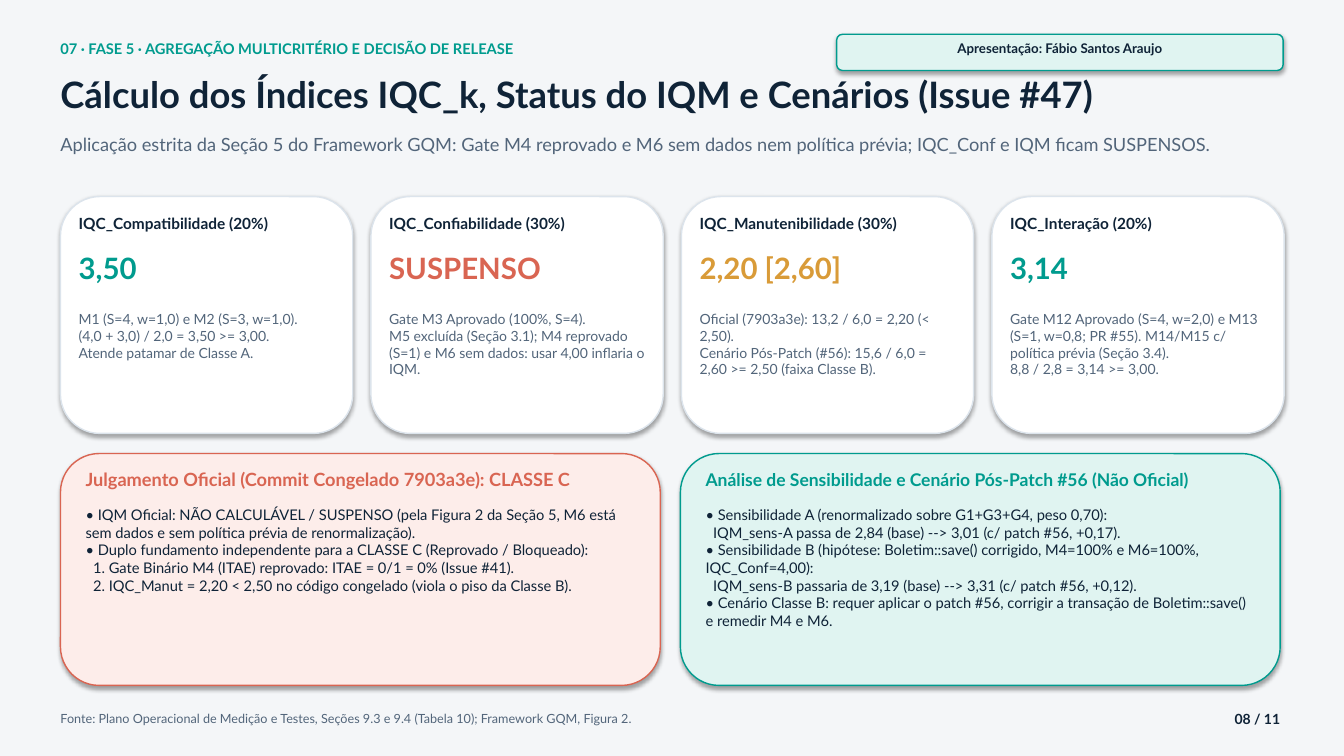
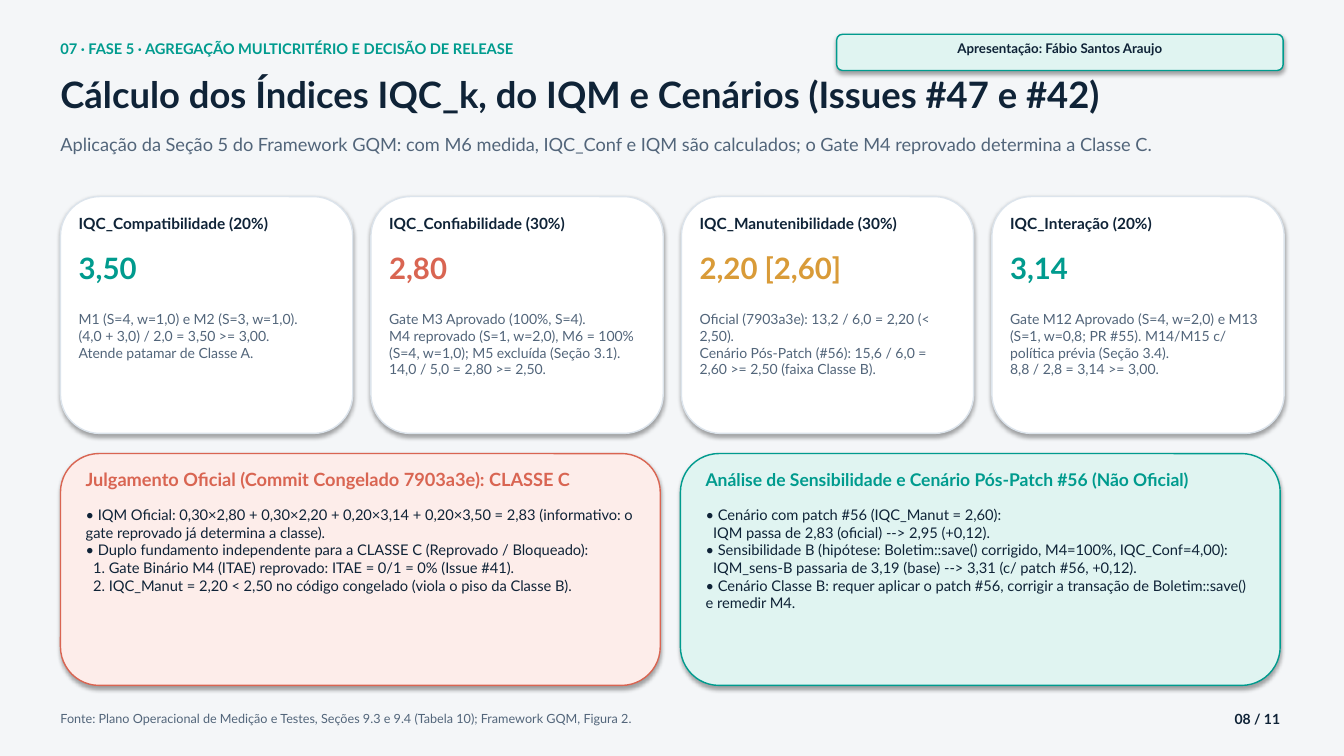
Before and after one commit to FCTE-Qualidade-de-Software-1/2026-2_T02_GRACE_HOPPER, a slide deck: slide 8 of docs/apresentacao_pc2.pptx. Drawn at 1344x756 pixels with LibreOffice and Linux fonts; fonts in the diff are those of the drawing. Boxes give left, top, right and bottom in pixels: in the first picture for what was removed or moved away, otherwise in the second. Text is boxed around its words. In the diff, an @@ line names an element or a change of style, - is before the commit and + after.

Commit message:
fix(#42): reconcilia horas, IQM e textos da M6 e atualiza slides do PC2
- Totais da E2 (66h / R$ 3.300,00, 12 issues) e do projeto (138h / R$ 6.900,00) em README, gestão, horas-custos e registro de medições
- Remove menções a IQC_Conf/IQM suspensos no plano, Fase 4, framework GQM, níveis de julgamento e entregáveis
- Atualiza cenários de sensibilidade S2/S3 e a Tabela 10 com M6 medida
- Corrige $$ na Tabela 10 do plano
- Registra o desvio do T06 e a rodada inicial no manifesto e nas limitações da M6
- Atualiza slides do PC2 (M6 = 100%, IQC_Conf = 2,80, IQM = 2,83, hipóteses 9/3/2 e horas)

```diff
--- a/docs/apresentacao_pc2.pptx
+++ b/docs/apresentacao_pc2.pptx
@@ text at (x1=60, y1=77, x2=1099, y2=114): text changed @@
-Cálculo dos Índices IQC_k, Status do IQM e Cenários (Issue #47)
+Cálculo dos Índices IQC_k, do IQM e Cenários (Issues #47 e #42)
@@ text at (x1=60, y1=137, x2=1151, y2=154): text changed @@
-Aplicação estrita da Seção 5 do Framework GQM: Gate M4 reprovado e M6 sem dados nem política prévia; IQC_Conf e IQM ficam SUSPENSOS.
+Aplicação da Seção 5 do Framework GQM: com M6 medida, IQC_Conf e IQM são calculados; o Gate M4 reprovado determina a Classe C.
@@ text at (x1=389, y1=257, x2=447, y2=283): text changed @@
-SUSPENSO
+2,80
@@ text at (x1=389, y1=313, x2=633, y2=376): text changed @@
-Gate M3 Aprovado (100%, S=4).
-M5 excluída (Seção 3.1); M4 reprovado (S=1) e M6 sem dados: usar 4,00 inflaria o IQM.
+Gate M3 Aprovado (100%, S=4).
+M4 reprovado (S=1, w=2,0), M6 = 100% (S=4, w=1,0); M5 excluída (Seção 3.1).
+14,0 / 5,0 = 2,80 >= 2,50.
@@ text at (x1=86, y1=509, x2=632, y2=594): text changed @@
-• IQM Oficial: NÃO CALCULÁVEL / SUSPENSO (pela Figura 2 da Seção 5, M6 está sem dados e sem política prévia de renormalização).
-• Duplo fundamento independente para a CLASSE C (Reprovado / Bloqueado):
-1. Gate Binário M4 (ITAE) reprovado: ITAE = 0/1 = 0% (Issue #41).
-2. IQC_Manut = 2,20 < 2,50 no código congelado (viola o piso da Classe B).
+• IQM Oficial: 0,30×2,80 + 0,30×2,20 + 0,20×3,14 + 0,20×3,50 = 2,83 (informativo: o gate reprovado já determina a classe).
+• Duplo fundamento independente para a CLASSE C (Reprovado / Bloqueado):
+1. Gate Binário M4 (ITAE) reprovado: ITAE = 0/1 = 0% (Issue #41).
+2. IQC_Manut = 2,20 < 2,50 no código congelado (viola o piso da Classe B).
@@ text at (x1=706, y1=509, x2=1246, y2=608): text changed @@
-• Sensibilidade A (renormalizado sobre G1+G3+G4, peso 0,70):
-IQM_sens-A passa de 2,84 (base) --> 3,01 (c/ patch #56, +0,17).
-• Sensibilidade B (hipótese: Boletim::save() corrigido, M4=100% e M6=100%, IQC_Conf=4,00):
-IQM_sens-B passaria de 3,19 (base) --> 3,31 (c/ patch #56, +0,12).
-• Cenário Classe B: requer aplicar o patch #56, corrigir a transação de Boletim::save() e remedir M4 e M6.
+• Cenário com patch #56 (IQC_Manut = 2,60):
+IQM passa de 2,83 (oficial) --> 2,95 (+0,12).
+• Sensibilidade B (hipótese: Boletim::save() corrigido, M4=100%, IQC_Conf=4,00):
+IQM_sens-B passaria de 3,19 (base) --> 3,31 (c/ patch #56, +0,12).
+• Cenário Classe B: requer aplicar o patch #56, corrigir a transação de Boletim::save() e remedir M4.
```
Also in this commit, not shown: 7 other slides changed, 12 other files.
